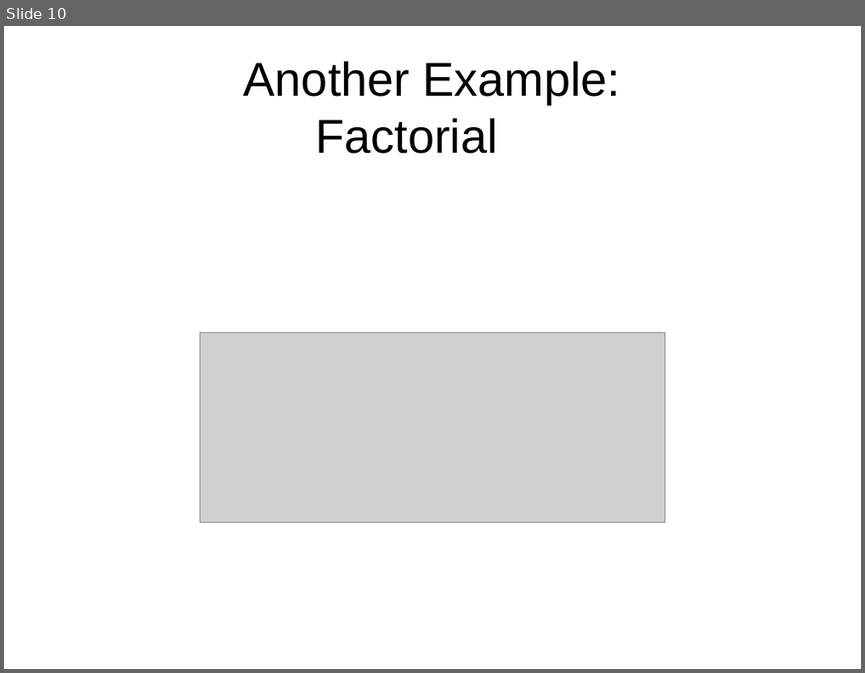
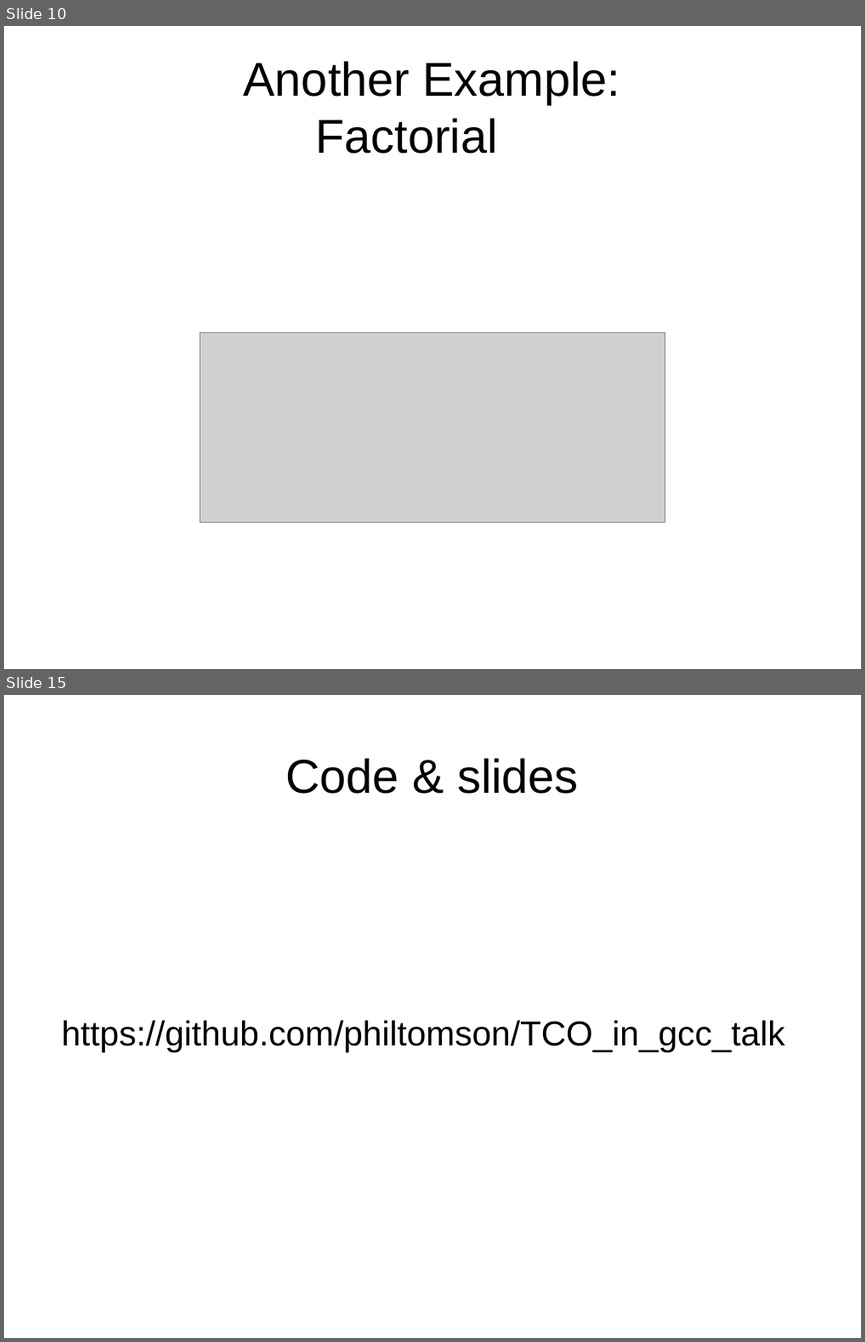
Before and after one commit to philtomson/TCO_in_gcc_talk, a slide deck: TCO_in_gcc.odp. Shown one above the other, each under a label of ours: slide 10 before the commit, slides 10 and 15 after it; the slides between them are not shown. The pictures are 865x673 and 865x1342 pixels, drawn with LibreOffice and Linux fonts; fonts in the diff are those of the drawing; grey boxes stand for pictures. Boxes give left, top, right and bottom in pixels: in the first picture for what was removed or moved away, otherwise in the second. Text is boxed around its words. In the diff, an @@ line names an element or a change of style, - is before the commit and + after.

```diff
--- a/TCO_in_gcc.odp
+++ b/TCO_in_gcc.odp
@@ slide 15 added at [4, 695, 861, 1338], background #FFFFFF @@
@@ title added at [285, 758, 579, 794], 44 pt, text #000000 @@
+Code & slides
@@ subtitle added at [62, 1020, 785, 1052], 32 pt, text #000000 @@
+https://github.com/philtomson/TCO_in_gcc_talk
```
Also in this commit, not shown: 1 slide changed, 5 other slides added.
